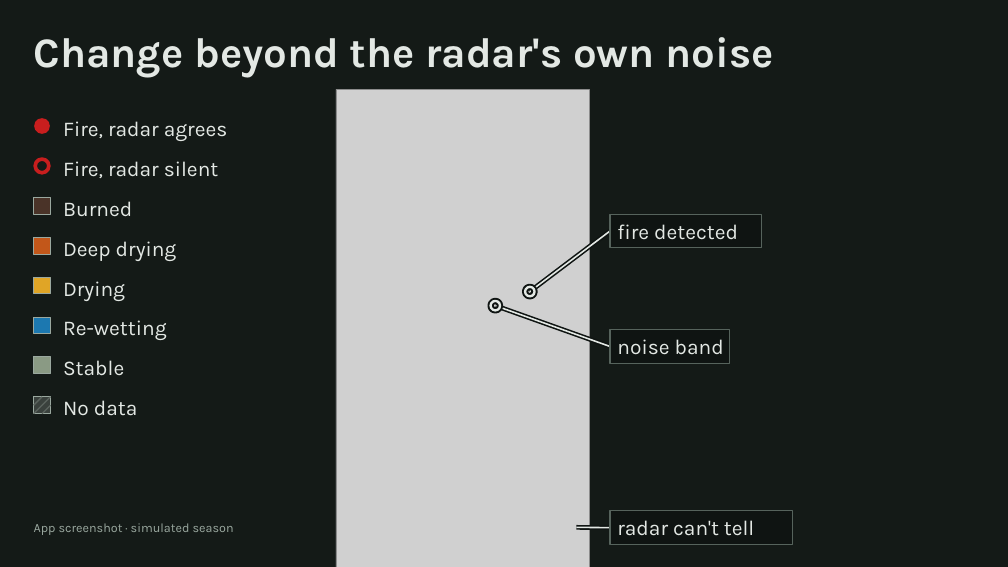
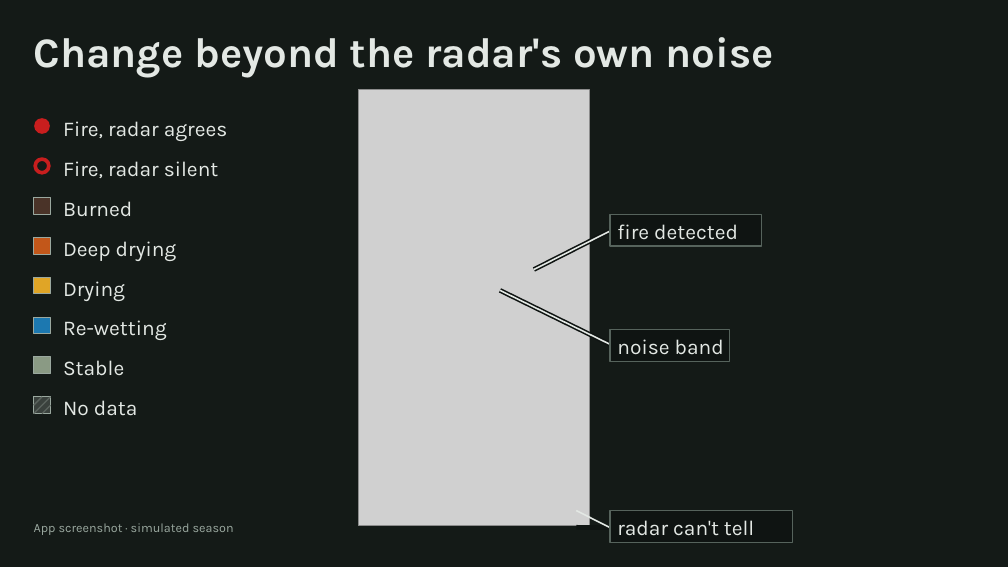
Before and after one commit to gothitbytrucksotruckman/NapasGambut, a slide deck: slide 4 of Napas_Gambut_deck.pptx. Drawn at 1008x567 pixels with LibreOffice and Linux fonts; fonts in the diff are those of the drawing; grey boxes stand for pictures. Boxes give left, top, right and bottom in pixels: in the first picture for what was removed or moved away, otherwise in the second. Text is boxed around its words. In the diff, an @@ line names an element or a change of style, - is before the commit and + after.

```diff
--- a/Napas_Gambut_deck.pptx
+++ b/Napas_Gambut_deck.pptx
@@ picture: place and size @@
-picture at [336,89,589,567]
+picture at [358,89,590,526]
@@ line moved from (530, 292) - (610, 231) to (534, 269) - (610, 231) @@
@@ line moved from (530, 292) - (610, 231) to (534, 269) - (610, 231) @@
@@ line moved from (495, 306) - (610, 346) to (500, 290) - (610, 344) @@
@@ line moved from (495, 306) - (610, 346) to (500, 290) - (610, 344) @@
@@ ellipse removed at [526,287,535,296] @@
@@ ellipse removed at [526,287,535,296] @@
@@ ellipse removed at [491,301,500,310] @@
@@ ellipse removed at [491,301,500,310] @@
@@ line moved from (576, 528) - (610, 528) to (576, 510) - (610, 528) @@
```
Also in this commit, not shown: 5 other slides changed, 7 other files.
